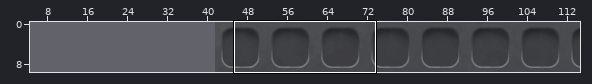
Tiled map -- src/main/resources/images/main_game/inventory/map/inventory_pane.tmx. Above, an overview of the earlier version with the close-up marked.
Close-up. Before the commit:
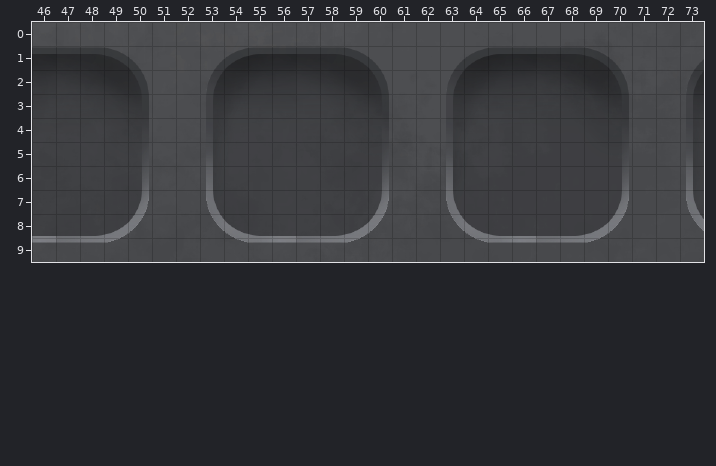
Cells are 32x32 px. Shown: x 46..73, y 0..9. The commit also changed other parts of the map, which this record leaves out. The old version is drawn lined up with the new one.
After the commit:
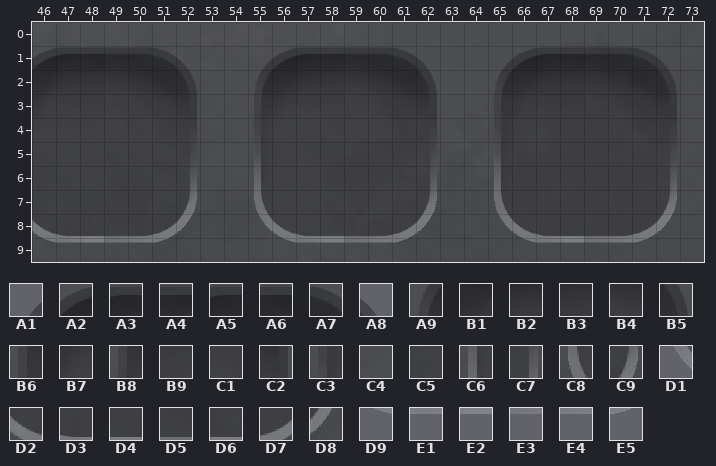
Key: from "TextBox": A1 283, A2 284, A3 285, A4 286, A5 323, A6 324, A7 325, A8 326, A9 376, B1 377, B2 378, B3 417, B4 418, B5 419, B6 469, B7 470, B8 471, B9 510, C1 511, C2 512, C3 562, C4 655, C5 657, C6 748, C7 791, C8 841, C9 884, D1 934, D2 935, D3 936, D4 937, D5 974, D6 975, D7 976, D8 977, D9 1028, E1 1029, E2 1030, E3 1067, E4 1068, E5 1069.
__ is an empty cell, .. an unchanged one.
See-through tiles are keyed as they look on the map.
Edits made:
map size 100x10 -> 120x10 cells (old content now starts at 42,0; both pictures use the new coordinates)
--- layer "front layer"
@@ x 46..73 @@
- 1 A4 .. .. A7 A8 __ __ A1 A2 A3 A4 .. .. A7 A8 __ __ A1 A2 A3 A4 .. .. A7 A8 __ __ A1
- 2 .. .. .. .. B5 __ __ A9 B1 B2 .. .. .. .. B5 __ __ A9 B1 B2 .. .. .. .. B5 __ __ A9
- 3 .. .. .. .. C2 __ __ B6 B7 .. .. .. .. .. C2 __ __ B6 B7 B8 .. .. .. .. .. __ __ B6
- 4 .. .. .. .. .. .. .. C3 .. .. .. .. .. .. .. .. .. C3 .. .. .. .. .. .. .. .. .. C3
- 5 .. .. .. .. .. .. .. .. .. C5 .. .. .. .. .. .. .. .. .. C5 .. .. .. .. .. .. .. ..
- 6 .. .. .. .. C7 .. __ C6 .. C5 .. .. .. .. C7 .. __ C6 .. C5 .. .. .. .. C7 .. __ C6
- 7 .. .. .. .. C9 .. __ C8 .. C5 .. .. .. .. C9 .. __ C8 .. C5 .. .. .. .. C9 .. __ C8
- 8 D4 D5 .. D7 D8 __ __ D1 D2 D3 D4 D5 .. D7 D8 __ __ D1 D2 D3 D4 D5 .. D7 D8 __ __ D1
- 9 E2 .. .. E5 __ __ .. .. D9 E1 E2 .. .. E5 __ __ .. .. D9 E1 E2 .. .. E5 __ __ .. ..
+ 1 A2 .. .. A5 A6 A7 A8 __ __ A1 A2 .. .. A5 A6 A7 A8 __ __ A1 A2 .. .. A5 A6 A7 A8 __
+ 2 .. .. .. .. B3 B4 B5 __ __ A9 .. .. .. .. B3 B4 B5 __ __ A9 .. .. .. .. B3 B4 B5 __
+ 3 .. .. .. .. B9 C1 C2 __ __ .. .. .. .. .. B9 C1 C2 __ __ B6 .. .. .. .. .. C1 C2 __
+ 4 .. .. .. .. .. .. .. __ .. .. .. .. .. .. .. .. .. __ .. .. .. .. .. .. .. .. .. __
+ 5 .. .. .. .. .. .. .. .. .. C4 .. .. .. .. .. .. .. .. .. C4 .. .. .. .. .. .. .. ..
+ 6 .. .. .. .. C5 .. C7 __ .. C6 .. .. .. .. C5 .. C7 __ .. C6 .. .. .. .. C5 .. C7 __
+ 7 .. .. .. .. C5 .. C9 __ .. C8 .. .. .. .. C5 .. C9 __ .. C8 .. .. .. .. C5 .. C9 __
+ 8 D2 D3 .. D5 D6 D7 D8 __ __ D1 D2 D3 .. D5 D6 D7 D8 __ __ D1 D2 D3 .. D5 D6 D7 D8 __
+ 9 D9 .. .. E3 E4 E5 .. .. __ __ D9 .. .. E3 E4 E5 .. .. __ __ D9 .. .. E3 E4 E5 .. ..
